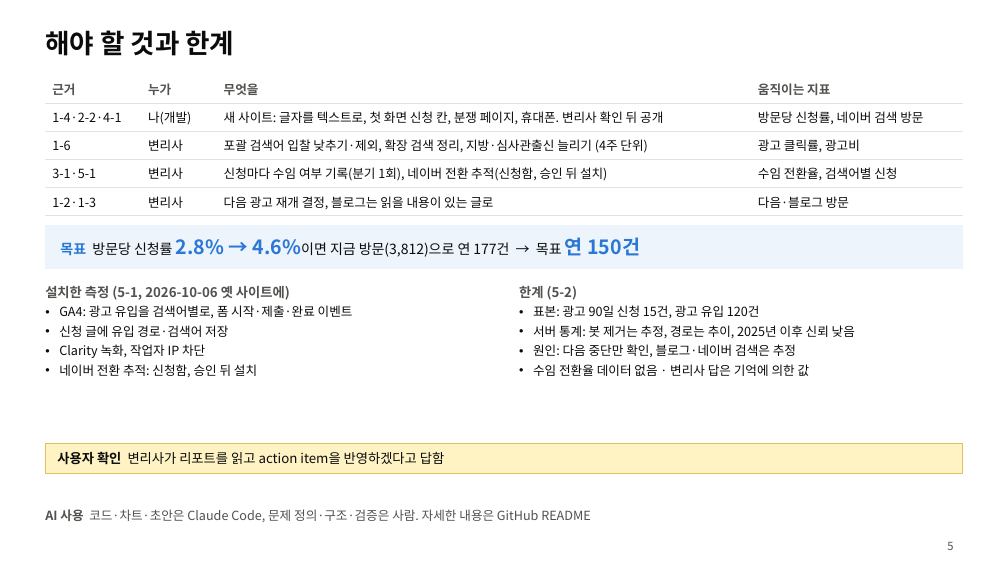
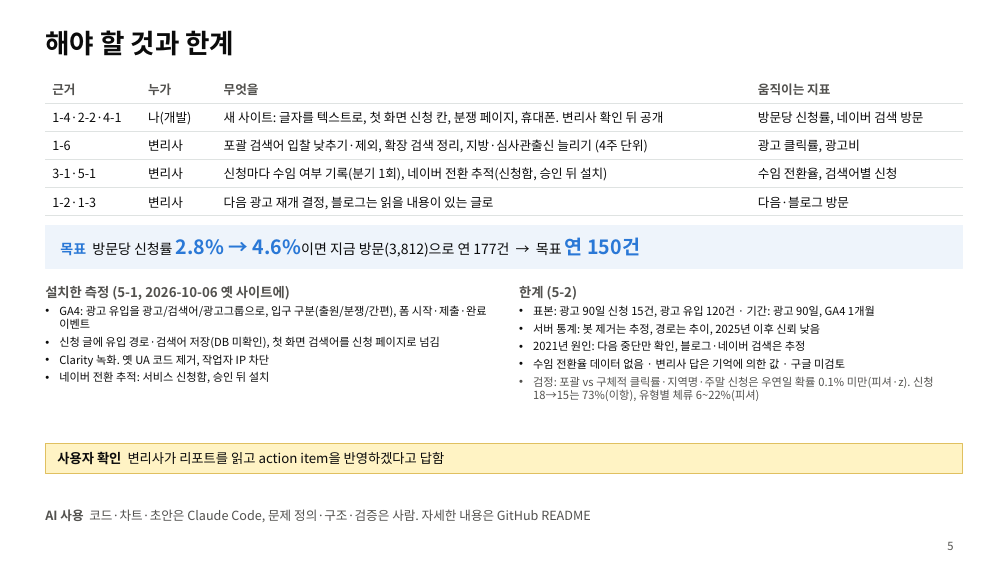
Before and after one commit to mindain/patent-landing-analysis, a slide deck: slide 5 of slides.pptx. Drawn at 1008x567 pixels with LibreOffice and Linux fonts; fonts in the diff are those of the drawing. Boxes give left, top, right and bottom in pixels: in the first picture for what was removed or moved away, otherwise in the second. Text is boxed around its words. In the diff, an @@ line names an element or a change of style, - is before the commit and + after.

```diff
--- a/slides.pptx
+++ b/slides.pptx
@@ text at (x1=59, y1=305, x2=487, y2=383): text changed; size 9 to 8 pt @@
-• GA4: 광고 유입을 검색어별로, 폼 시작·제출·완료 이벤트
-• 신청 글에 유입 경로·검색어 저장
-• Clarity 녹화, 작업자 IP 차단
-• 네이버 전환 추적: 신청함, 승인 뒤 설치
+• GA4: 광고 유입을 광고/검색어/광고그룹으로, 입구 구분(출원/분쟁/간편), 폼 시작·제출·완료 이벤트
+• 신청 글에 유입 경로·검색어 저장(DB 미확인), 첫 화면 검색어를 신청 페이지로 넘김
+• Clarity 녹화. 옛 UA 코드 제거, 작업자 IP 차단
+• 네이버 전환 추적: 서비스 신청함, 승인 뒤 설치
@@ text at (x1=533, y1=305, x2=875, y2=317): text changed; size 9 to 8 pt @@
-• 표본: 광고 90일 신청 15건, 광고 유입 120건
+• 표본: 광고 90일 신청 15건, 광고 유입 120건 · 기간: 광고 90일, GA4 1개월
@@ text at (x1=533, y1=323, x2=821, y2=335): size 9 to 8 pt in "서버 통계: 봇 제거는 추정, 경로는 추이, ..." @@
@@ text at (x1=533, y1=358, x2=934, y2=401): text changed; size 9 to 8 pt; text colour #0B0B0B to #52514E @@
-• 원인: 다음 중단만 확인, 블로그·네이버 검색은 추정
-• 수임 전환율 데이터 없음 · 변리사 답은 기억에 의한 값
+• 2021년 원인: 다음 중단만 확인, 블로그·네이버 검색은 추정
+• 수임 전환율 데이터 없음 · 변리사 답은 기억에 의한 값 · 구글 미검토
+• 검정: 포괄 vs 구체적 클릭률·지역명·주말 신청은 우연일 확률 0.1% 미만(피셔·z). 신청 18→15는 73%(이항), 유형별 체류 6~22%(피셔)
```
Also in this commit, not shown: 4 other slides changed, 7 other files.
